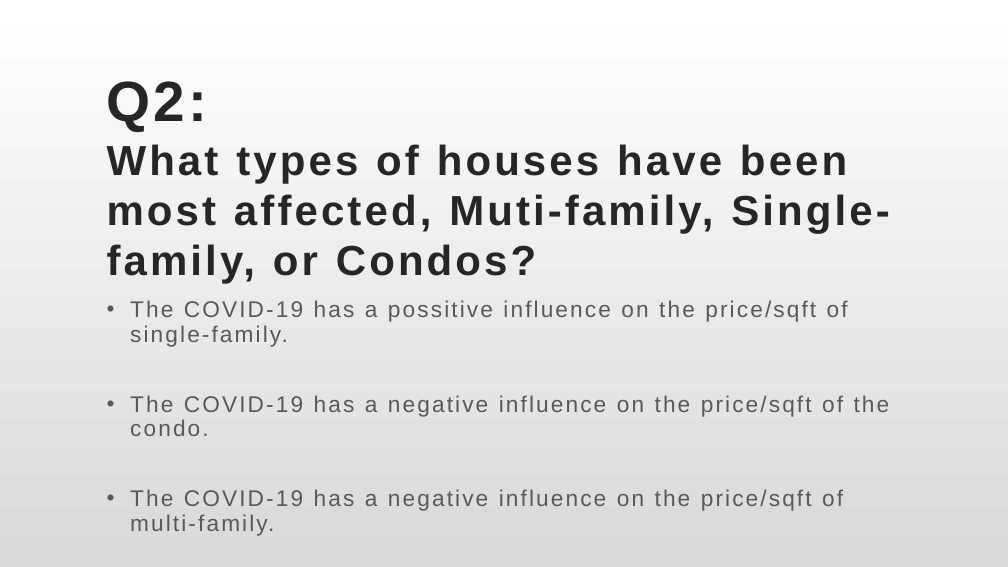
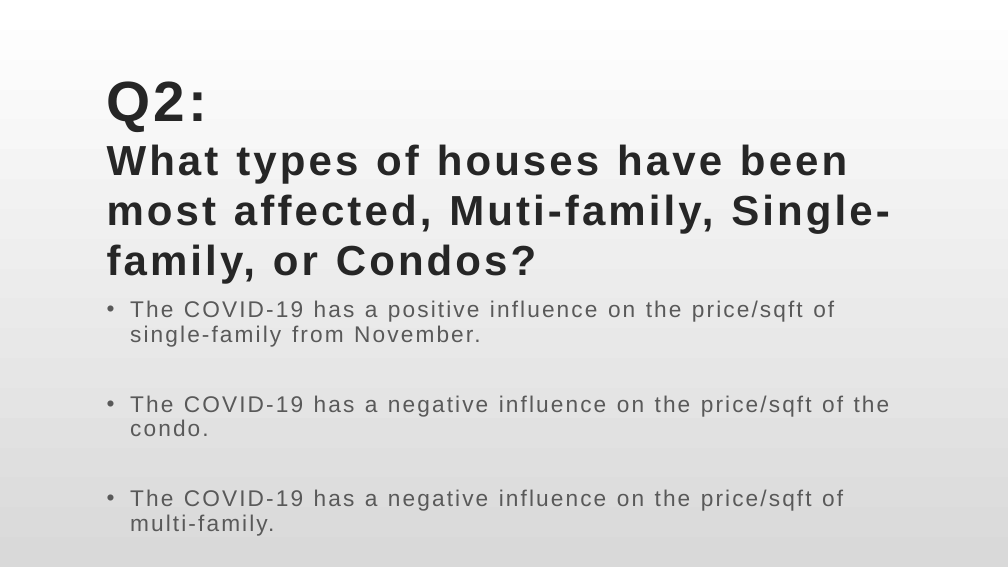
Before and after one commit to Yuehao-Wang/AIM-5001, a slide deck: slide 9 of Y_Wang_Final_Project_Presentation.pptx. Drawn at 1008x567 pixels with LibreOffice and Linux fonts; fonts in the diff are those of the drawing. Boxes give left, top, right and bottom in pixels: in the first picture for what was removed or moved away, otherwise in the second. Text is boxed around its words. In the diff, an @@ line names an element or a change of style, - is before the commit and + after.

```diff
--- a/Y_Wang_Final_Project_Presentation.pptx
+++ b/Y_Wang_Final_Project_Presentation.pptx
@@ subtitle at (x1=130, y1=300, x2=834, y2=347): text changed @@
-• The COVID-19 has a possitive influence on the price/sqft of single-family.
+• The COVID-19 has a positive influence on the price/sqft of single-family from November.
```
Also in this commit, not shown: 5 other slides changed.
